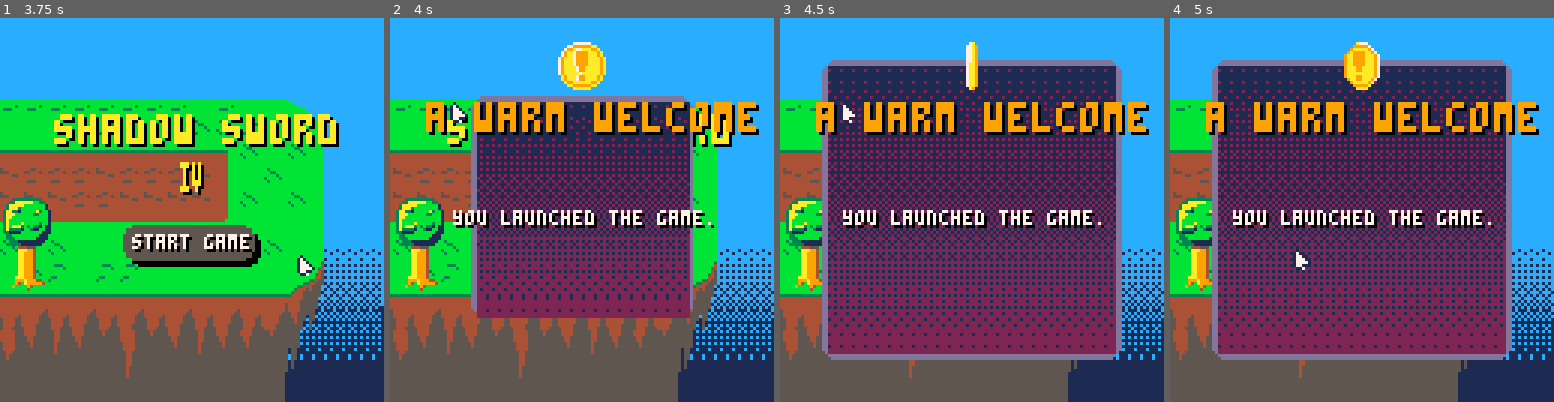
Above: before the commit, frames 1-4 (left to right).
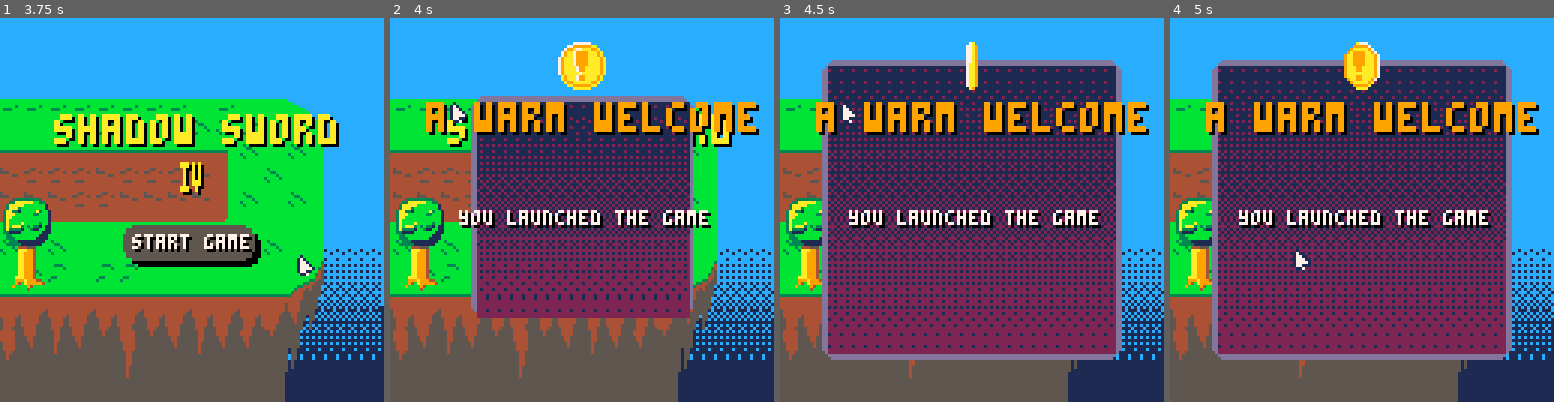
Above: after the commit, the same moments.

Repository: Mastoast/LDJam58
Game: PICO-8 cartridge ldjam58.p8
Two runs of this game, one before a commit and one after it. Both use one fixed random seed, a clock stepped at 60 frames per second and the inputs below.
Inputs (mouse positions are in pixels of both pictures, inside the frame that each line leads up to):
- Up to frame 1 (3.75 s): tap X (X key) at 0.33, 1.07, 1.85, 2.97 s; click (280, 121) at 0.67 s; tap O (Z key) at 0.7, 1.7, 2.1, 2.5, 2.9, 3.3, 3.7 s; click (46, 267) at 1.22 s; hold Right 1.6-2.1 s; click (107, 114) at 1.77 s; hold Up 2.15-2.42 s; click (172, 259) at 2.32 s; hold Right 2.47-3.03 s; click (234, 106) at 2.87 s; hold Left 3.08-3.58 s; click (295, 256) at 3.42 s; hold Down from 3.63 s (still down)
- Up to frame 2 (4 s): release Down at 3.97 s; click (451, 102) at 3.97 s
- Up to frame 3 (4.5 s): hold Right from 4.02 s (still down); tap X (X key) at 4.08 s; tap O (Z key) at 4.1 s
- Up to frame 4 (5 s): tap O (Z key) at 4.5, 4.9 s; click (1292, 248) at 4.52 s; release Right at 4.68 s; hold Up from 4.73 s (still down)

Frame 1 is identical in both runs. In frame 2, 1.4% of the frame differs, in the area x 16-85%, y 50-55%; in frame 3, 1.4%; in frame 4, 1.4%.

Commit message:
FIx achievement texts

Diff:
--- a/achievements.lua
+++ b/achievements.lua
@@ -1,20 +1,20 @@
 all_achievements = {
-    {code = "intro1", name = "\^t\^wa warm welcome", description = "you launched the game.", tip = ""},
-    {code = "intro2", name = "\^t\^wfirst step", description = "you got your first//achievement.", tip = ""},
-    {code = "intro3", name = "\^t\^wwow!!", description = "you got your second//achievement.", tip = ""},
-    {code = "start1", name = "\^t\^wyou are not//\^t\^wprepared", description = "try to//launch the game.", tip = "did you try to launch the game ?"},
+    {code = "intro1", name = "\^t\^wa warm welcome", description = "you launched the game", tip = ""},
+    {code = "intro2", name = "\^t\^wfirst step", description = "you got your first//achievement", tip = ""},
+    {code = "intro3", name = "\^t\^wwow!!", description = "you got your second//achievement", tip = ""},
+    {code = "start1", name = "\^t\^wyou are not//\^t\^wprepared", description = "try to//launch the game", tip = "did you try to//launch the game ?"},
     {code = "badge", name = "\^t\^wgreat success", description = "open the achievement page", tip = "why are you here? if you//can read this, you've done it"},
-    {code = "birthday", name ="\^t\^wbirthday!", description = "it's your birthday//happy birthday!", tip = "don't forget to set up your birthday date!"},
-    {code = "birthday_today", name ="\^t\^wyou're born//\^t\^wtoday?!", description = "you look suspiciously//old for your age.", tip = "check the year."},
+    {code = "birthday", name ="\^t\^wbirthday!", description = "it's your birthday//happy birthday!", tip = "don't forget//to set up//your birthday date!"},
+    {code = "birthday_today", name ="\^t\^wyou're born//\^t\^wtoday?!", description = "you look suspiciously//old for your age", tip = "check the year."},
     {code = "merry_christmas", name ="\^t\^wmerry christmas!", description = "only coal for you!", tip = "have you been good this year?"},
-    {code = "marty_mcfly", name ="\^t\^w1.21 gigawatts.", description = "what the hell//is a gigawatt?", tip = "ask marty."},
+    {code = "marty_mcfly", name ="\^t\^w1.21 gigawatts", description = "what the hell//is a gigawatt?", tip = "ask marty."},
     {code = "soundp", name = "\^t\^whello there", description = "lower the general sound", tip = "check the sound options."},
-    {code = "soundm", name = "\^t\^wkenobi", description = "up the general sound", tip = "check the sound options, again."},
-    {code = "star_wars", name ="\^t\^wbe with you.", description = "I like the phantom menace.", tip = "don't sue us disney//please"},
+    {code = "soundm", name = "\^t\^wkenobi", description = "up the general sound", tip = "check the sound options,//again."},
+    {code = "star_wars", name ="\^t\^wbe with you", description = "I like the phantom menace", tip = "don't sue us disney//please"},
     --{code = "time1", name = "\^t\^wblackest night", description = "no evil shall escape my sight, don't cheat.", tip = "set the time of the//game to midnight." },
     --{code = "time2", name = "\^t\^wthe dark knight", description = "go back in time to the release of the best batman movie", tip = "set the year to when//that movie came out"},
     --{code = "test1", name = "\^t\^wcan i play, daddy?", description = "it's part of the process", tip = "why are you reading this?"},
-    {code = "credit1", name = "\^t\^wdon't finish//\^t\^wthe credits.", description =":(", tip = "quit the credits//before the end." },
+    {code = "credit1", name = "\^t\^wdon't finish//\^t\^wthe credits", description =":(", tip = "quit the credits//before the end." },
     {code = "credit2", name = "\^t\^wfinish the//\^t\^wcredits", description = ":)", tip = "look at the credits//until the end."},
     {code = "terminator_two", name ="\^t\^wthe judgement//\^t\^wday", description = "hasta la vista baby", tip = "he said he would be back."},
     {code = "connected", name = "\^t\^wconnected", description ="stay up to date", tip = "enable day 1 patch mode."},
@@ -23,10 +23,10 @@
     {code = "do_you_remember", name ="\^t\^wdo you remember?", description = "1978, what a year...", tip = "three quarters of the Avatar//you're just missing water."},
     {code = "kick_the_bucket", name ="\^t\^wkick the bucket", description ="are you proud of yourself?", tip = "it's literal, try the boot mode." },
     --{code = "test9", name ="\^t\^ware you//\^t\^wlying to me?", description = "è_é", tip = "set the month to//something impossible."},
-    {code = "blind", name ="\^t\^wsecret mission", description = "you successfully prevented//the heist using//the 8 baboons", tip = "close your eyes, the solution will come to you"},
-    {code = "groundhog_day", name ="\^t\^wtimelooping //\^t\^wwoodchuck", description = "you got out of the loop!", tip = "I'm a god."},
-    {code = "paid_attention", name ="\^t\^wpaid attention", description = "we know you read the credits//here is your reward.", tip = "did you pay attention?"},
-    {code = "parks_and_rec", name ="\^t\^wtreat yo' self //\^t\^wday", description = "I'll take a Greasy //Lard Bomb please!", tip = "I heard pawnee was great //at this time of the year."},
+    {code = "blind", name ="\^t\^wsecret mission", description = "you successfully//prevented the heist using//the 8 baboons", tip = "close your eyes,//the solution will come to you"},
+    {code = "groundhog_day", name ="\^t\^wtimelooping //\^t\^wwoodchuck", description = "you got out of the loop!", tip = "i'm a god."},
+    {code = "paid_attention", name ="\^t\^wpaid attention", description = "we know you read the credits//here is your reward", tip = "did you pay attention?"},
+    {code = "parks_and_rec", name ="\^t\^wtreat yo' self //\^t\^wday", description = "i'll take a greasy //lard bomb please!", tip = "i heard pawnee was great //at this time of the year."},
     {code = "die_hard", name ="\^t\^who ho ho,//\^t\^wnow i have//\^t\^wa machine gun", description = "it really is a christmas movie!", tip = "welcome to the party pal!"},
     {code = "tree", name ="\^t\^wwork work", description = "Me not that//kind of orc!", tip = "cut the tree."},
     {code = "perfect_murder", name ="\^t\^wperfect murder", description = "nooooo!", tip = "no witnesses//don't forget your shoes."},
